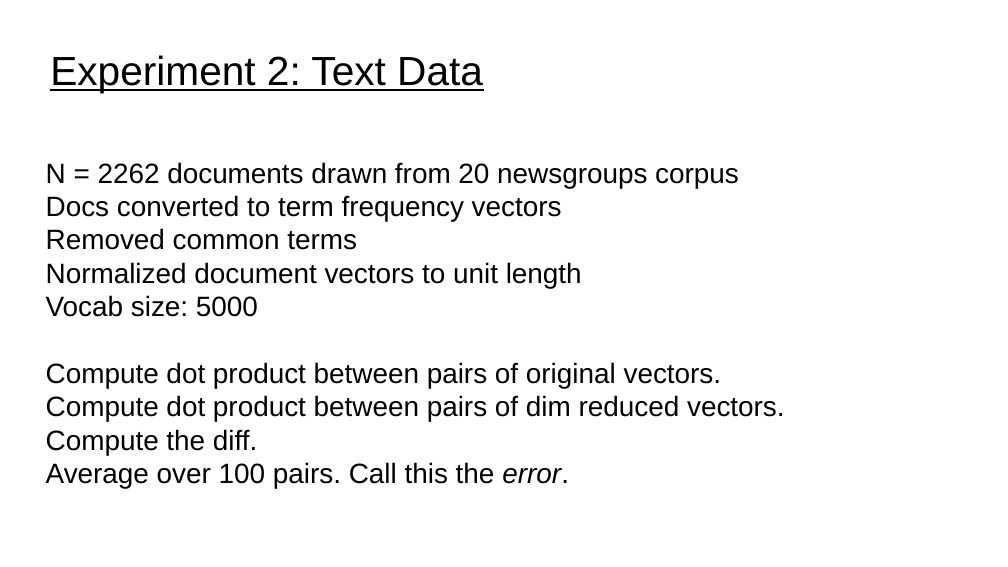
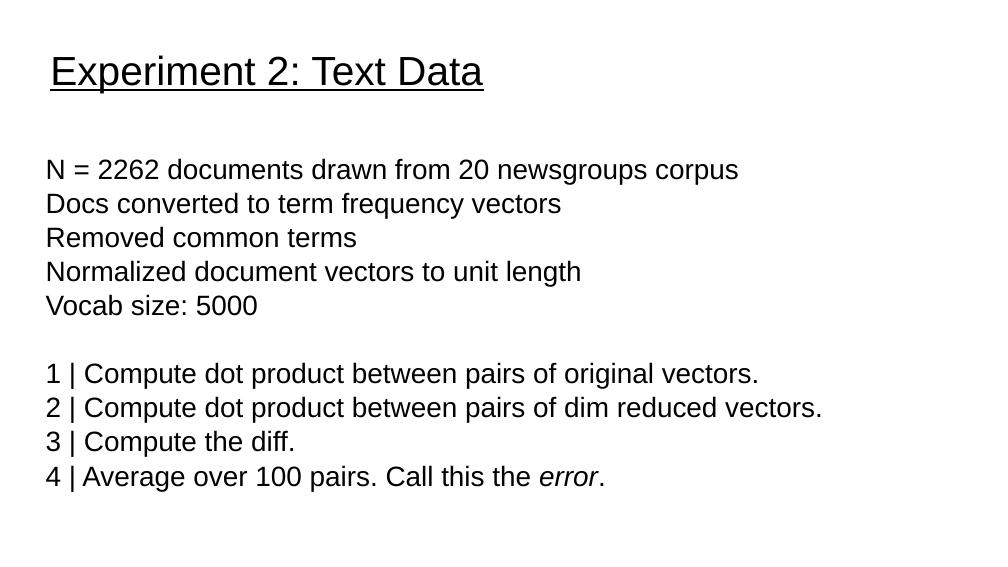
Before and after one commit to UVADS/distributed_computing, a slide deck: slide 19 of 12_vector_store/random_projection.ppt (slide 14 before the commit). Drawn at 1008x567 pixels with LibreOffice and Linux fonts; fonts in the diff are those of the drawing. Boxes give left, top, right and bottom in pixels: in the first picture for what was removed or moved away, otherwise in the second. Text is boxed around its words. In the diff, an @@ line names an element or a change of style, - is before the commit and + after.

```diff
--- a/12_vector_store/random_projection.ppt
+++ b/12_vector_store/random_projection.ppt
@@ subtitle at bbox=[46, 362, 823, 491]: text changed @@
-Compute dot product between pairs of original vectors.
-Compute dot product between pairs of dim reduced vectors.
-Compute the diff.
-Average over 100 pairs. Call this the error.
+1 | Compute dot product between pairs of original vectors.
+2 | Compute dot product between pairs of dim reduced vectors.
+3 | Compute the diff.
+4 | Average over 100 pairs. Call this the error.
```
Also in this commit, not shown: 6 other slides changed, 5 slides added, 3 other files.
